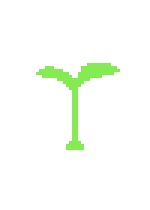
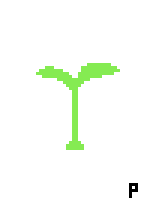
Revision of a layered 150 × 210 image; what changed, layer by layer:
added layer "Layer 4" above "Layer 3" over [129, 183, 138, 198]
